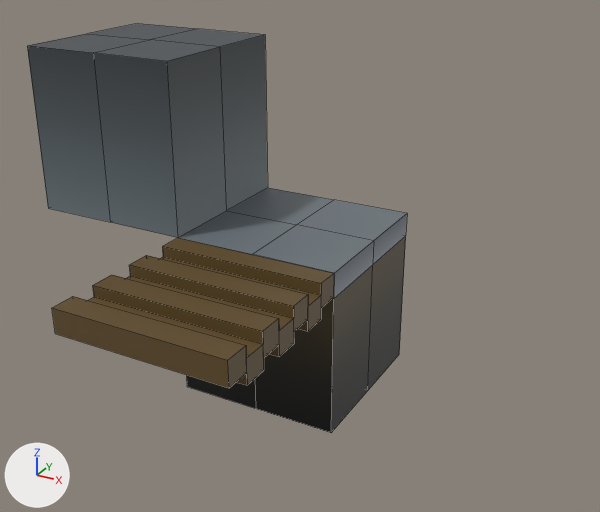
The FBX model Assets/Models/Tiles.fbx as it was, and as the next commit left it.
One viewpoint serves both versions: a 50 mm camera at (4.47, -8.05, 5.63) aimed at (0.25, -0.38, 1.8). Lighting does not change. The marker at lower left points along +X, +Y and +Z. Mesh edges are drawn as thin lines. Where no turn or scale is listed for an object, it has been applied to the vertices.

The first picture shows 'bridge', 'tile1', 'wall1'.
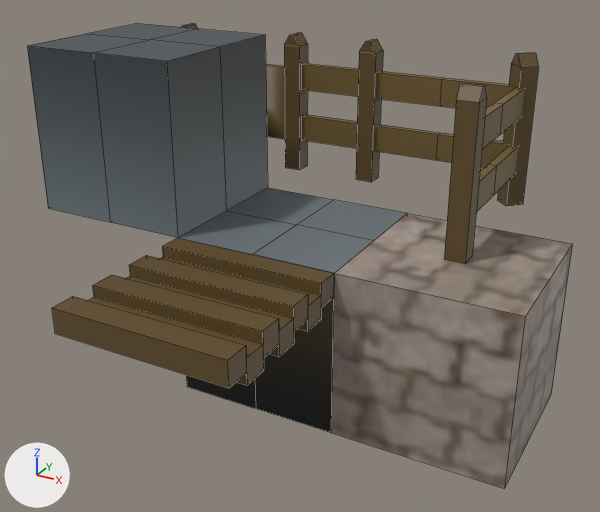
Where the newer file only moved an object's origin or applied its transform, the numbers keep the older frame.

Changed parts and their boxes (x1, y1, x2, y2) in the pictures (600 x 512 px):
'Cube', added
    after: (331, 213, 573, 489)
'fence-straight', added (brown)
    after: (302, 39, 445, 182)
'fence-end', added (brown)
    after: (444, 83, 503, 264)
'fence-corner', added (brown)
    after: (436, 53, 539, 206)
'fence-gate', added (brown)
    after: (182, 23, 308, 170)

Patch to the scene script:
```diff
--- a/Assets/Models/Tiles.fbx.py
+++ b/Assets/Models/Tiles.fbx.py
@@ img_floor_tile_png @@
+img_floor_tile_png = load_image('floor-tile.png', 'Textures/floor-tile.png', 32, 32, 'sRGB')
@@ mat_floor @@
+mat_floor = principled_material('floor')
+mat_floor.texture = img_floor_tile_png
@@ me_cube_005 @@
+me_cube_005.from_pydata(...)  # 28 vertices, 22 faces; spans x -1.0..1.0, y -0.12..0.12, z 0.0..1.87
+me_cube_005.materials.append(mat_material)  # picture img_chrigu_palette_png
@@ me_cube_008 @@
+me_cube_008.from_pydata(...)  # 36 vertices, 31 faces; spans x -1.0..1.0, y -0.12..0.12, z 0.0..1.87
+me_cube_008.materials.append(mat_material)  # picture img_chrigu_palette_png
@@ me_cube_004 @@
+me_cube_004.from_pydata(...)  # a box spanning x -1.0..1.0, y -1.0..1.0, z 0.0..2.0
+me_cube_004.materials.append(mat_floor)  # picture img_floor_tile_png
@@ me_cube_007 @@
+me_cube_007.from_pydata(...)  # 28 vertices, 22 faces; spans x -0.12..0.12, y -0.12..1.0, z 0.0..1.87
+me_cube_007.materials.append(mat_material)  # picture img_chrigu_palette_png
@@ me_cube_006 @@
+me_cube_006.from_pydata(...)  # 44 vertices, 34 faces; spans x -1.0..0.17, y -1.0..0.17, z 0.0..1.87
+me_cube_006.materials.append(mat_material)  # picture img_chrigu_palette_png
@@ ob_fence_straight @@
+ob_fence_straight = bpy.data.objects.new('fence-straight', me_cube_005)
+ob_fence_straight.location = (0.0, 2.0, 2.0)
@@ ob_fence_gate @@
+ob_fence_gate = bpy.data.objects.new('fence-gate', me_cube_008)
+ob_fence_gate.location = (-2.0, 2.0, 2.0)
@@ ob_cube @@
+ob_cube = bpy.data.objects.new('Cube', me_cube_004)
+ob_cube.location = (2.0, 0.0, 0.0)
@@ ob_fence_end @@
+ob_fence_end = bpy.data.objects.new('fence-end', me_cube_007)
+ob_fence_end.location = (2.0, 0.0, 2.0)
@@ ob_fence_corner @@
+ob_fence_corner = bpy.data.objects.new('fence-corner', me_cube_006)
+ob_fence_corner.location = (2.0, 2.0, 2.0)
```
